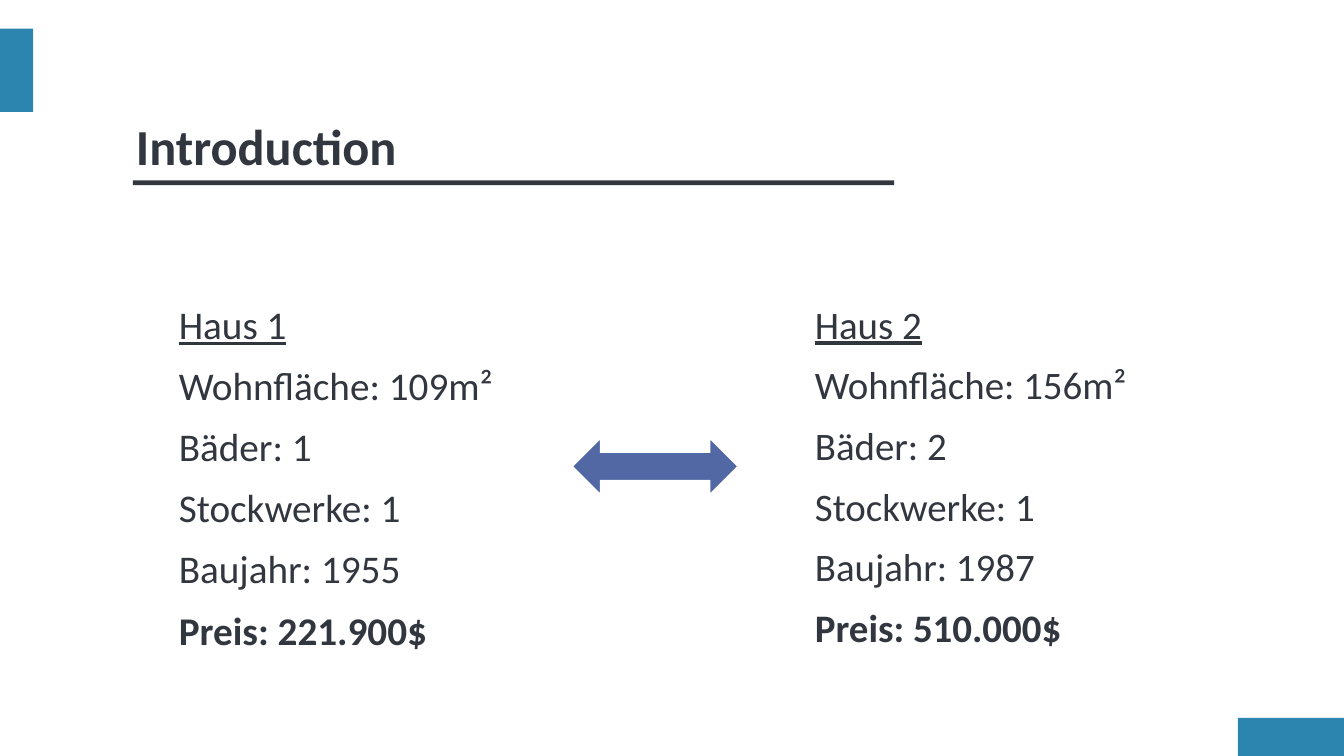
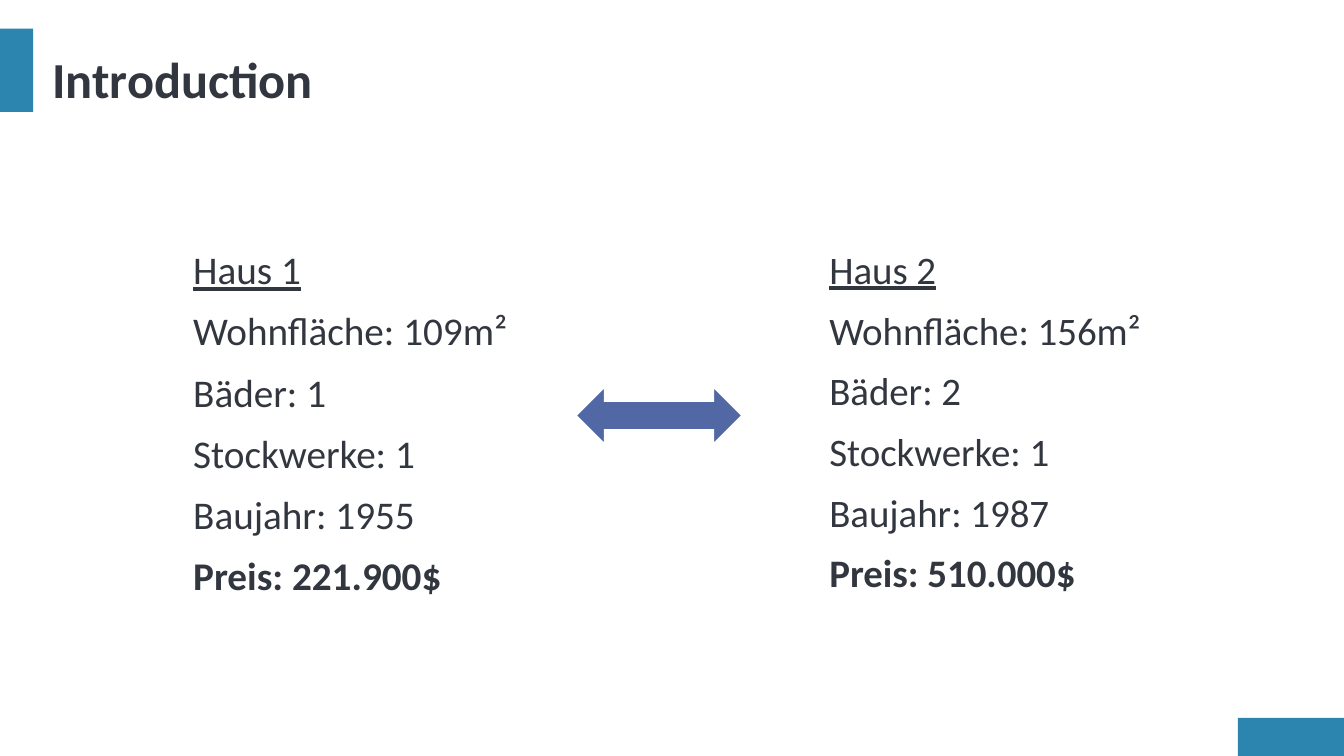
Before and after one commit to LennartFertig/DataExploration_HousePriceSeattle, a slide deck: slide 4 of project_presentation_Insight_Explorers.pptx. Drawn at 1344x756 pixels with LibreOffice and Linux fonts; fonts in the diff are those of the drawing. Boxes give left, top, right and bottom in pixels: in the first picture for what was removed or moved away, otherwise in the second. Text is boxed around its words. In the diff, an @@ line names an element or a change of style, - is before the commit and + after.

```diff
--- a/project_presentation_Insight_Explorers.pptx
+++ b/project_presentation_Insight_Explorers.pptx
@@ title "Introduction" moved from (x1=136, y1=129, x2=396, y2=166) to (x1=52, y1=62, x2=312, y2=99) @@
@@ rectangle removed at (x1=133, y1=180, x2=894, y2=186) @@
@@ text "Haus 1" moved from (x1=179, y1=313, x2=493, y2=649) to (x1=193, y1=258, x2=507, y2=594) @@
@@ text "Haus 2" moved from (x1=815, y1=313, x2=1126, y2=646) to (x1=829, y1=258, x2=1141, y2=591) @@
@@ left right arrow moved from (x1=572, y1=438, x2=738, y2=496) to (x1=576, y1=386, x2=742, y2=445) @@
```
Also in this commit, not shown: 4 other slides changed.
